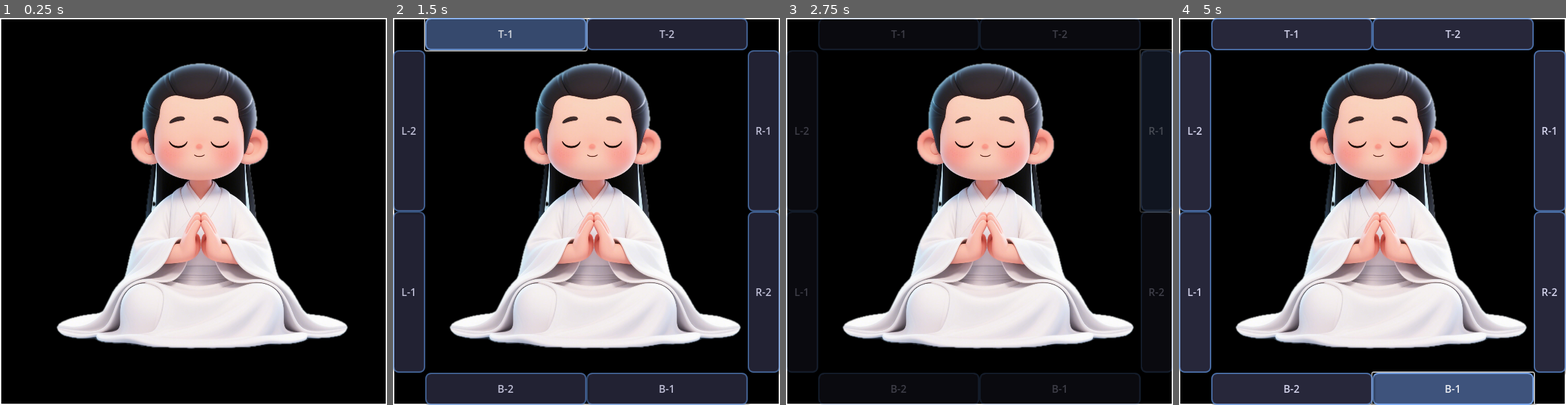
Above: before the commit, frames 1-4 (left to right).
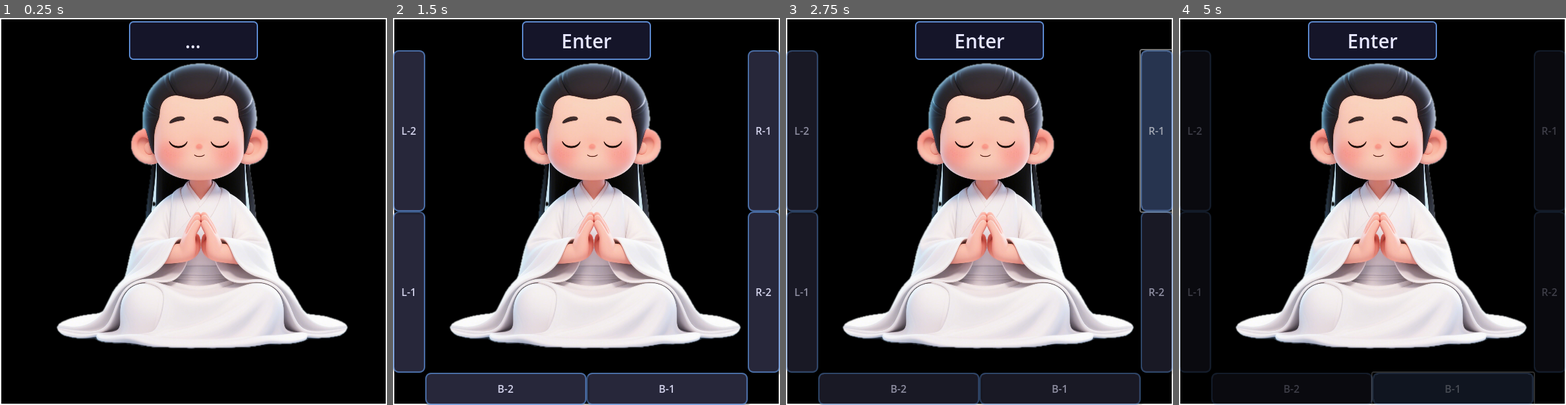
Above: after the commit, the same moments.

Repository: lichen63/cyber-cultivation
Game: Godot game, scene res://scenes/Main.tscn
Two runs of this game, one before a commit and one after it. Both use one fixed random seed, a clock stepped at 60 frames per second and the inputs below.
Inputs (mouse positions are in pixels of both pictures, inside the frame that each line leads up to):
- Up to frame 1 (0.25 s): no input
- Up to frame 2 (1.5 s): tap Enter at 0.5 s; drag from (586, 211) to (625, 126) at 0.52 s; click (505, 33) at 1.25 s, where only the run before the commit has a clickable "T-1"
- Up to frame 3 (2.75 s): click "R-1" at 2 s
- Up to frame 4 (5 s): click (1453, 33) at 2.75 s, where only the run before the commit has a clickable "T-2"; click (1550, 292) at 3.5 s, where only the run after the commit has a clickable "R-2"; click "B-1" at 4.25 s

The runs differ from the first frame. In frame 1, 3.3% of the frame differs, in the area x 33-67%, y 0-11%; in frame 2, 6.9%; in frame 3, 9.6%; in frame 4, 27%, in the area x 0-100%, y 0-100%.

Commit message:
feat: monitor and show keyboard events (#2)
* feat: monitor and show keyboard events

* refine code

Diff:
--- a/scripts/ui/Main.gd
+++ b/scripts/ui/Main.gd
@@ -2,6 +2,41 @@
 
 # Node references
 @onready var character_node: TextureRect = $Character
+
+# Keyboard display system
+var keyboard_display: Label
+var last_key_text: String = ""
+
+# Key mapping dictionary for better performance and maintainability
+var key_name_map: Dictionary = {
+  KEY_SPACE: "Space",
+  KEY_ENTER: "Enter",
+  KEY_TAB: "Tab",
+  KEY_BACKSPACE: "Backspace",
+  KEY_DELETE: "Delete",
+  KEY_ESCAPE: "Escape",
+  KEY_LEFT: "Left",
+  KEY_RIGHT: "Right",
+  KEY_UP: "Up",
+  KEY_DOWN: "Down",
+  KEY_SHIFT: "Shift",
+  KEY_CTRL: "Ctrl",
+  KEY_ALT: "Alt",
+  KEY_META: "Cmd",
+  KEY_CAPSLOCK: "CapsLock",
+  KEY_F1: "F1",
+  KEY_F2: "F2",
+  KEY_F3: "F3",
+  KEY_F4: "F4",
+  KEY_F5: "F5",
+  KEY_F6: "F6",
+  KEY_F7: "F7",
+  KEY_F8: "F8",
+  KEY_F9: "F9",
+  KEY_F10: "F10",
+  KEY_F11: "F11",
+  KEY_F12: "F12"
+}
 
 # Action button system
 var action_buttons: Array[Button] = []
@@ -24,6 +59,9 @@
   # Enable drawing for border
   set_process(true)
 
+  # Create keyboard display
+  create_keyboard_display()
+
   # Create action buttons
   create_action_buttons()
 
@@ -32,6 +70,11 @@
   mouse_exited.connect(_on_window_mouse_exited)
 
 # === INPUT HANDLING ===
+
+func _input(event: InputEvent) -> void:
+  """Handle all keyboard input events"""
+  if event is InputEventKey and event.pressed:
+    update_keyboard_display(event)
 
 func _gui_input(event: InputEvent) -> void:
   """Handle mouse input for window dragging"""
@@ -70,6 +113,51 @@
 
 # === UI CREATION ===
 
+func create_keyboard_display() -> void:
+  """Create keyboard display label above character"""
+  keyboard_display = Label.new()
+  keyboard_display.text = "..."
+  keyboard_display.size = Vector2(200, 60)
+
+  # Position above character (assuming character is centered)
+  var window_size = get_window().size
+  keyboard_display.position = Vector2(
+    (window_size.x - keyboard_display.size.x) / 2,
+    5 # pixels from top
+  )
+
+  # Style the label
+  style_keyboard_display()
+
+  # Set larger font size
+  keyboard_display.add_theme_font_size_override("font_size", 30)
+
+  # Add to scene
+  add_child(keyboard_display)
+
+func style_keyboard_display() -> void:
+  """Apply styling to keyboard display label"""
+  # Create background style
+  var style_background = StyleBoxFlat.new()
+  style_background.bg_color = Color(0.1, 0.1, 0.2, 0.8) # Dark blue-gray background
+  style_background.border_width_left = 2
+  style_background.border_width_right = 2
+  style_background.border_width_top = 2
+  style_background.border_width_bottom = 2
+  style_background.border_color = Color(0.4, 0.6, 0.9, 0.9) # Blue border
+  style_background.corner_radius_top_left = 6
+  style_background.corner_radius_top_right = 6
+  style_background.corner_radius_bottom_left = 6
+  style_background.corner_radius_bottom_right = 6
+
+  # Apply background style
+  keyboard_display.add_theme_stylebox_override("normal", style_background)
+
+  # Set text properties
+  keyboard_display.add_theme_color_override("font_color", Color(0.9, 0.9, 1.0, 1.0)) # Light blue-white text
+  keyboard_display.horizontal_alignment = HORIZONTAL_ALIGNMENT_CENTER
+  keyboard_display.vertical_alignment = VERTICAL_ALIGNMENT_CENTER
+
 func create_action_buttons() -> void:
   """Create action buttons around the window border"""
   var window_size = get_window().size
@@ -79,12 +167,8 @@
   var top_bottom_button_width = (window_size.x - 2 * button_thickness) / 2.0
   var left_right_button_height = (window_size.y - 2 * button_thickness) / 2.0
 
-  # Button positions and sizes around the border (8 buttons total - 2 per side)
+  # Button positions and sizes around the border (6 buttons total - 2 per side, excluding top)
   var button_configs = [
-    # Top buttons (2 buttons)
-    {"pos": Vector2(button_thickness, 0), "size": Vector2(top_bottom_button_width, button_thickness)}, # Top left
-    {"pos": Vector2(button_thickness + top_bottom_button_width, 0), "size": Vector2(top_bottom_button_width, button_thickness)}, # Top right
-
     # Right buttons (2 buttons)
     {"pos": Vector2(window_size.x - button_thickness, button_thickness), "size": Vector2(button_thickness, left_right_button_height)}, # Right top
     {"pos": Vector2(window_size.x - button_thickness, button_thickness + left_right_button_height), "size": Vector2(button_thickness, left_right_button_height)}, # Right bottom
@@ -98,8 +182,8 @@
     {"pos": Vector2(0, button_thickness), "size": Vector2(button_thickness, left_right_button_height)} # Left top
   ]
 
-  # Button labels for different functions (2 per side: Top, Right, Bottom, Left)
-  var labels = ["T-1", "T-2", "R-1", "R-2", "B-1", "B-2", "L-1", "L-2"]
+  # Button labels for different functions (2 per side: Right, Bottom, Left)
+  var labels = ["R-1", "R-2", "B-1", "B-2", "L-1", "L-2"]
 
   for i in range(button_configs.size()):
     var button = Button.new()
@@ -193,11 +277,43 @@
 
 func _on_action_button_pressed(button_index: int) -> void:
   """Handle action button presses - placeholder for future functionality"""
-  var button_names = ["Top-1", "Top-2", "Right-1", "Right-2", "Bottom-1", "Bottom-2", "Left-1", "Left-2"]
+  var button_names = ["Right-1", "Right-2", "Bottom-1", "Bottom-2", "Left-1", "Left-2"]
   print("Action button pressed: ", button_names[button_index])
   # TODO: Implement specific functionality for each action button
 
 # === UTILITY METHODS ===
+
+func update_keyboard_display(event: InputEventKey) -> void:
+  """Update keyboard display with the pressed key"""
+  var key_string = ""
+
+  # Try to get key name from dictionary first
+  if event.keycode in key_name_map:
+    key_string = key_name_map[event.keycode]
+  else:
+    # For regular characters, use the unicode representation
+    if event.unicode != 0:
+      key_string = char(event.unicode)
+    else:
+      key_string = "Key: " + str(event.keycode)
+
+  # Add modifier information
+  var modifiers = []
+  if event.shift_pressed:
+    modifiers.append("Shift")
+  if event.ctrl_pressed:
+    modifiers.append("Ctrl")
+  if event.alt_pressed:
+    modifiers.append("Alt")
+  if event.meta_pressed:
+    modifiers.append("Cmd")
+
+  if modifiers.size() > 0:
+    key_string = " + ".join(modifiers) + " + " + key_string
+
+  # Update the display
+  last_key_text = key_string
+  keyboard_display.text = key_string
 
 func show_action_buttons() -> void:
   """Make action buttons visible with fade-in animation"""
Not shown: 1 places in scenes/Main.tscn that only renumber resources
